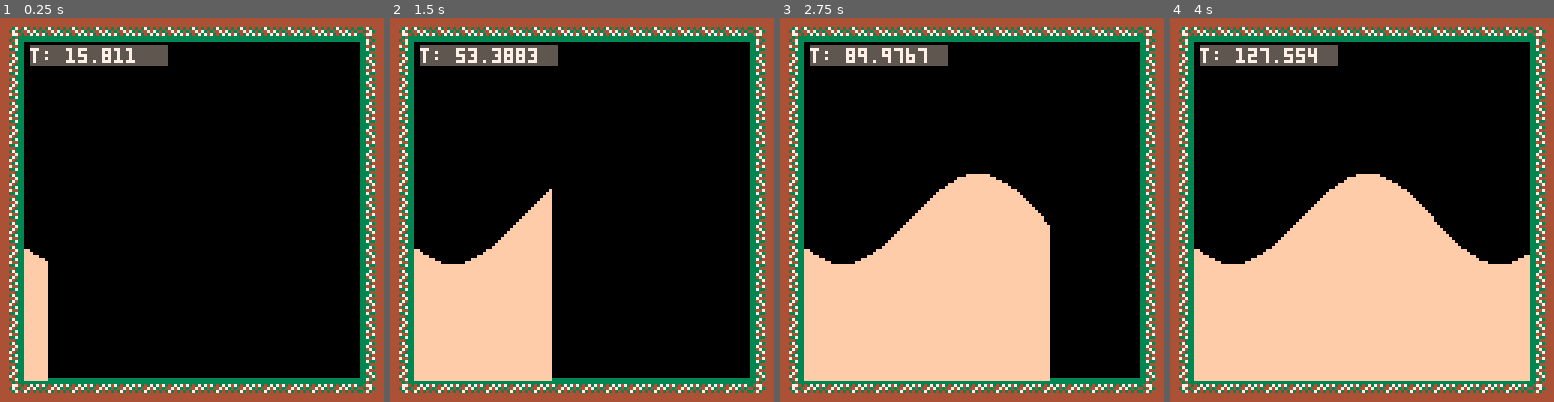
Above: before the commit, frames 1-4 (left to right).
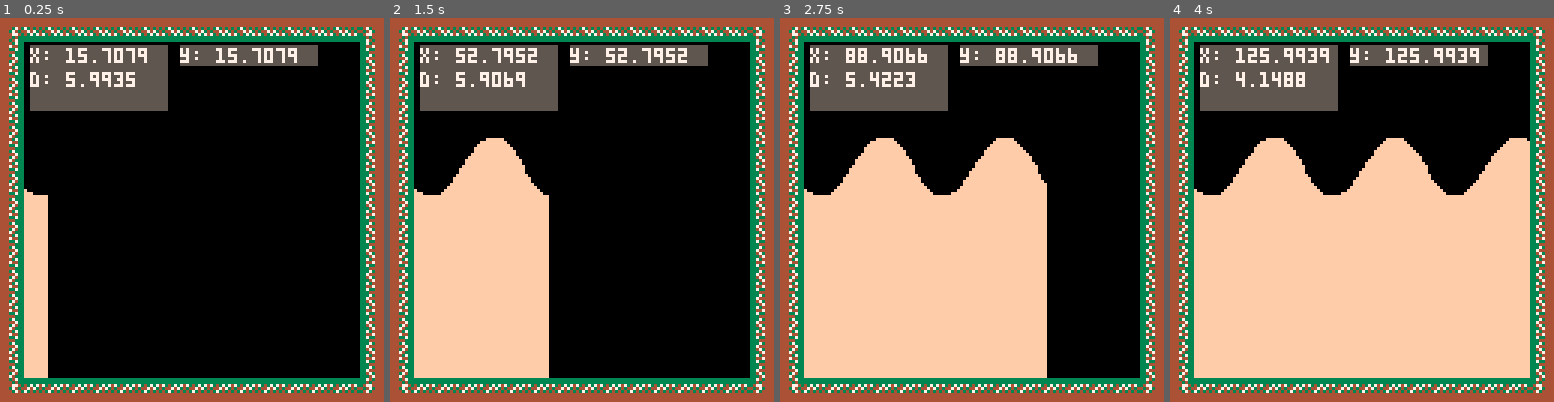
Above: after the commit, the same moments.

Repository: luisxkimo/zroty_the_game
Game: PICO-8 cartridge zrotythegame.p8
The game is run twice, just before and just after one commit, with the same random seed, the same clock (stepped at 60 frames per second) and the same inputs.
Inputs:
- Up to frame 1 (0.25 s): no input
- Up to frame 2 (1.5 s): tap X (X key) at 0.33, 1.07 s; tap O (Z key) at 0.7 s
- Up to frame 3 (2.75 s): hold Right 1.6-2.1 s; tap O (Z key) at 1.7, 2.1, 2.5 s; tap X (X key) at 1.85 s; hold Up 2.15-2.42 s; hold Right from 2.47 s (still down)
- Up to frame 4 (4 s): tap O (Z key) at 2.9, 3.3, 3.7 s; tap X (X key) at 2.97 s; release Right at 3.03 s; hold Left 3.08-3.58 s; hold Down 3.63-3.97 s

The runs differ from the first frame. In frame 1, 7.5% of the frame differs, in the area x 6-83%, y 7-95%; in frame 2, 14%; in frame 3, 16%; in frame 4, 21%, in the area x 6-94%, y 7-95%.

Commit message:
Refactoring
- Extract functions for draw field
- Parameterized height of hills

Diff:
--- a/zrotythegame.p8
+++ b/zrotythegame.p8
@@ -3,11 +3,11 @@
 __lua__
 function _init()
   cls()
-  drawfield()
-end
-
-
-function drawfield()
+  drawFramework()
+end
+
+
+function drawFramework()
   spr(32,0,0)
   spr(32,120,120,1,1,true,true)
   spr(32,0,120,1,1,false,true)
@@ -24,43 +24,42 @@
 end
 
 
-t=7.9
-origin = 101
+positionx=7.9
+increase = 0.97599
+yUpLimit = 8
+positiony = 0
+delta = 0
 function _update()
- t=t+0.988888
+ -- Increase x every frame for create field
+ positionx=positionx+increase
 end
 
 function _draw()
 
- -- show current value of t
+  drawTemporalCounter()
+  processField(5)
+
+end
+
+
+function processField(height)
+if(height > 12) then height = 12 end
+  if positionx<120 then
+   delta = sin(positionx) + height
+   positiony = delta * 10
+   if(positiony < 120) then
+    line(positionx, positiony,positionx,119,15)
+    end
+  end
+end
+
+function drawTemporalCounter()
  rectfill(10,9,55,15,5)
- print("t: "..t,10,10,7)
-
- if t<120 then
-  z = sin(t) +4.5
-  pset(t, z*15,25)
- end
-
-  if t<120 then
-  z = sin(t) +4.5
- line(t, z*15,t,120,15)
- end
-
-
-
- -- show state of buttons
-
- --print("buttons: ", 1,101,7)
-
- --for p=0,7 do
- --for i=0,5 do
-  --col=5
-  --if(btn(i,p)) then col=8+i end
-  --rectfill(40+i*10,100+p*3,
-   --48+i*10, 101+p*3, col)
- --end
- --loadend
-
+ rectfill(60,9,105,15,5)
+ rectfill(10,16,55,30,5)
+ print("x: "..positionx,10,10,7)
+ print("y: "..positionx,60,10,7)
+ print("d: "..delta,10,18,7)
 end
 
 
